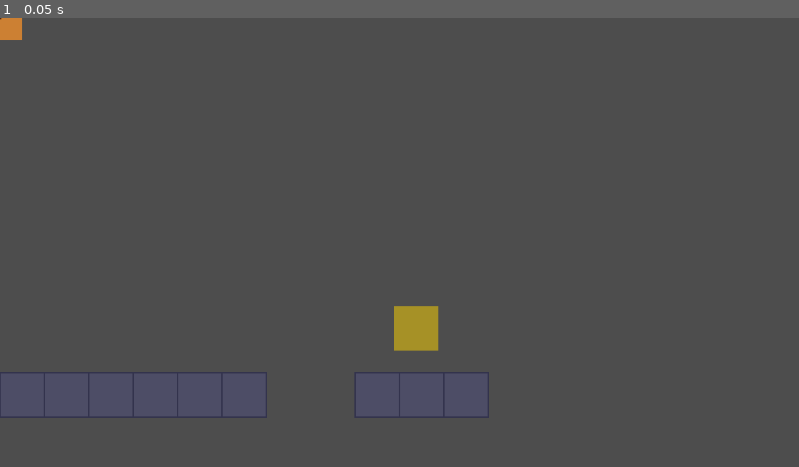
Above: before the commit, frame 1.
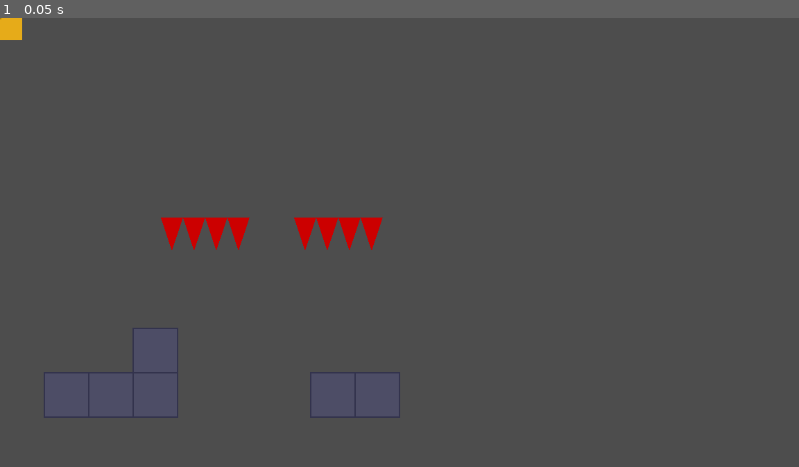
Above: after the commit, the same moment.

Repository: Naoki-kubo64/AI-Action
Game: Godot game, scene res://scenes/levels/Level_2-4.tscn
Same seed, same stepped clock (60 frames per second), same inputs: the game is played once before the commit and once after it. This scene is started directly instead of the project's main scene.
Inputs:
- Up to frame 1 (0.05 s): no input

The runs differ from the first frame. In frame 1, 5.3% of the frame differs, in the area x 0-62%, y 0-90%.

Commit message:
feat: implement Spikes hazard and reconstruct Level 2-4 based on user sketch

Diff:
--- a/scenes/levels/Level_2-4.tscn
+++ b/scenes/levels/Level_2-4.tscn
@@ -2,6 +2,7 @@
 
 [ext_resource type="PackedScene" path="res://scenes/block.tscn" id="2_block"]
 [ext_resource type="Script" path="res://scripts/objects/pushable_box.gd" id="3_box_script"]
+[ext_resource type="PackedScene" path="res://scenes/objects/spikes.tscn" id="4_spikes"]
 
 [sub_resource type="RectangleShape2D" id="RectangleShape2D_goal"]
 size = Vector2(64, 64)
@@ -18,8 +19,11 @@
 [node name="StartPoint" type="Node2D" parent="."]
 position = Vector2(96, 400)
 
+# -----------------
+# FLOOR
+# -----------------
 [node name="FloorStart" type="Node2D" parent="."]
-
+# X=0 to 320 (6 blocks)
 [node name="Block1" parent="FloorStart" instance=ExtResource("2_block")]
 position = Vector2(0, 512)
 [node name="Block2" parent="FloorStart" instance=ExtResource("2_block")]
@@ -30,12 +34,99 @@
 position = Vector2(192, 512)
 [node name="Block5" parent="FloorStart" instance=ExtResource("2_block")]
 position = Vector2(256, 512)
-[node name="Block6" parent="FloorStart" instance=ExtResource("2_block")]
-position = Vector2(320, 512)
 
-# The Box (Inline)
+# -----------------
+# THE PIT (Gap)
+# -----------------
+# Gap at X=320..448 (Width 128 = 2 blocks wide?)
+# No, box is 64. If gap is 128, box falls in and doesn't bridge.
+# Box needs to bridge "something".
+# If the gap is 64 wide, box fills it.
+# The sketch shows a gap with needles.
+# Can the box land ON the needles?
+# Yes. Spikes are Area2D. Box is CharacterBody2D. They don't collide physically unless Spikes have a Body.
+# My Spikes are Area2D. Box will fall THROUGH them if there is no floor.
+# So I need a floor at the bottom of the pit for the box to land on.
+# AND the spikes should be there.
+
+[node name="PitFloor" type="Node2D" parent="."]
+# Floor for the box to land on (lowered)
+# Floor is at Y=512.
+# Pit bottom at Y=576 (1 block down).
+[node name="BlockPit" parent="PitFloor" instance=ExtResource("2_block")]
+position = Vector2(320, 576)
+
+# Spikes in the pit
+[node name="SpikesFloor" parent="PitFloor" instance=ExtResource("4_spikes")]
+position = Vector2(352, 576)
+# Spikes origin is center? No, my polygon was -32..32.
+# Block origin is Top-Left (from our previous discoveries).
+# Wait, Block.tscn has CollisionShape at (32, 32).
+# Block position (320, 576) -> Center (352, 608). Top 576.
+# Spikes at (352, 576). Y is Top of block.
+# My Spikes visual is -16..32 Y range.
+# Center Y=0 is... where?
+# If I place Spikes at 576, the spikes point UP from 576?
+# My polygon: (-16, -16) to (0, 32) ??
+# Let's check Spikes script again.
+# (-32, 32) bottom left. (-16, -16) tip. (0, 32) bottom center.
+# So Y ranges from -16 (top) to 32 (bottom).
+# If I place it at Y=576 (Surface of pit block), 0 is surface.
+# Tip is at -16 (Above surface). Bottom at 32 (Inside block).
+# Sounds correct.
+
+# -----------------
+# CEILING NEEDLES
+# -----------------
+# Ceiling to prevent jumping.
+# Player stands at Y=448 (on floor 512). Head at 400.
+# Jump goes up to... 300?
+# Ceiling should be low.
+# Say at Y=320?
+# Ceiling Spikes need to point DOWN.
+# My Spikes scene points UP.
+# I need to rotate them 180 deg.
+
+[node name="Ceiling" type="Node2D" parent="."]
+[node name="SpikesCeiling1" parent="Ceiling" instance=ExtResource("4_spikes")]
+position = Vector2(200, 320)
+rotation = 3.14159
+[node name="SpikesCeiling2" parent="Ceiling" instance=ExtResource("4_spikes")]
+position = Vector2(264, 320)
+rotation = 3.14159
+[node name="SpikesCeiling3" parent="Ceiling" instance=ExtResource("4_spikes")]
+position = Vector2(328, 320)
+rotation = 3.14159
+# Extend over the pit
+[node name="SpikesCeiling4" parent="Ceiling" instance=ExtResource("4_spikes")]
+position = Vector2(392, 320)
+rotation = 3.14159
+[node name="SpikesCeiling5" parent="Ceiling" instance=ExtResource("4_spikes")]
+position = Vector2(456, 320)
+rotation = 3.14159
+[node name="SpikesCeiling6" parent="Ceiling" instance=ExtResource("4_spikes")]
+position = Vector2(520, 320)
+rotation = 3.14159
+
+# -----------------
+# AFTER PIT
+# -----------------
+[node name="FloorEnd" type="Node2D" parent="."]
+# Resume floor at X=384 (320 + 64 gap)
+[node name="BlockEnd1" parent="FloorEnd" instance=ExtResource("2_block")]
+position = Vector2(384, 512)
+[node name="BlockEnd2" parent="FloorEnd" instance=ExtResource("2_block")]
+position = Vector2(448, 512)
+[node name="BlockEnd3" parent="FloorEnd" instance=ExtResource("2_block")]
+position = Vector2(512, 512)
+
+# -----------------
+# THE BOX
+# -----------------
+# Start before the gap
 [node name="PushableBox" type="CharacterBody2D" parent="."]
-position = Vector2(200, 400)
+position = Vector2(256, 400)
+# Y=400 air drop.
 collision_layer = 1
 collision_mask = 1
 script = ExtResource("3_box_script")
@@ -62,25 +153,11 @@
 border_width = 4.0
 editor_only = false
 
-# The Pit (Gap from 384 to 512)
-[node name="PitFloor" type="Node2D" parent="."]
-# A block inside the pit to catch the box
-[node name="BlockBottom" parent="PitFloor" instance=ExtResource("2_block")]
-position = Vector2(384, 576)
-
-[node name="FloorEnd" type="Node2D" parent="."]
-# Resume floor at 448 (X=384+64 = 448)
-[node name="BlockEnd1" parent="FloorEnd" instance=ExtResource("2_block")]
-position = Vector2(448, 512)
-[node name="BlockEnd2" parent="FloorEnd" instance=ExtResource("2_block")]
-position = Vector2(512, 512)
-[node name="BlockEnd3" parent="FloorEnd" instance=ExtResource("2_block")]
-position = Vector2(576, 512)
-[node name="BlockEnd4" parent="FloorEnd" instance=ExtResource("2_block")]
-position = Vector2(640, 512)
-
+# -----------------
+# GOAL
+# -----------------
 [node name="GoalArea" type="Area2D" parent="." groups=["goal"]]
-position = Vector2(600, 448)
+position = Vector2(500, 448)
 script = SubResource("GDScript_goal")
 
 [node name="CollisionShape2D" type="CollisionShape2D" parent="GoalArea"]
--- /dev/null
+++ b/scenes/objects/spikes.tscn
@@ -0,0 +1,23 @@
+[gd_scene load_steps=3 format=3 uid="uid://spikes_hazard"]
+
+[sub_resource type="GDScript" id="GDScript_spikes"]
+script/source = "extends Area2D
+
+func _ready():
+	add_to_group(\"hazard\")
+"
+
+[sub_resource type="ConcavePolygonShape2D" id="ConcavePolygonShape2D_spikes"]
+segments = PackedVector2Array(-32, 32, -16, -16, -16, -16, 0, 32, 0, 32, 16, -16, 16, -16, 32, 32, 32, 32, -32, 32)
+
+[node name="Spikes" type="Area2D"]
+collision_layer = 1
+collision_mask = 1
+script = SubResource("GDScript_spikes")
+
+[node name="CollisionShape2D" type="CollisionShape2D" parent="."]
+shape = SubResource("ConcavePolygonShape2D_spikes")
+
+[node name="Visuals" type="Polygon2D" parent="."]
+color = Color(0.8, 0, 0, 1)
+polygon = PackedVector2Array(-32, 32, -16, -16, 0, 32, 16, -16, 32, 32)
Not shown, added: scripts/objects/pushable_box.gd.uid
